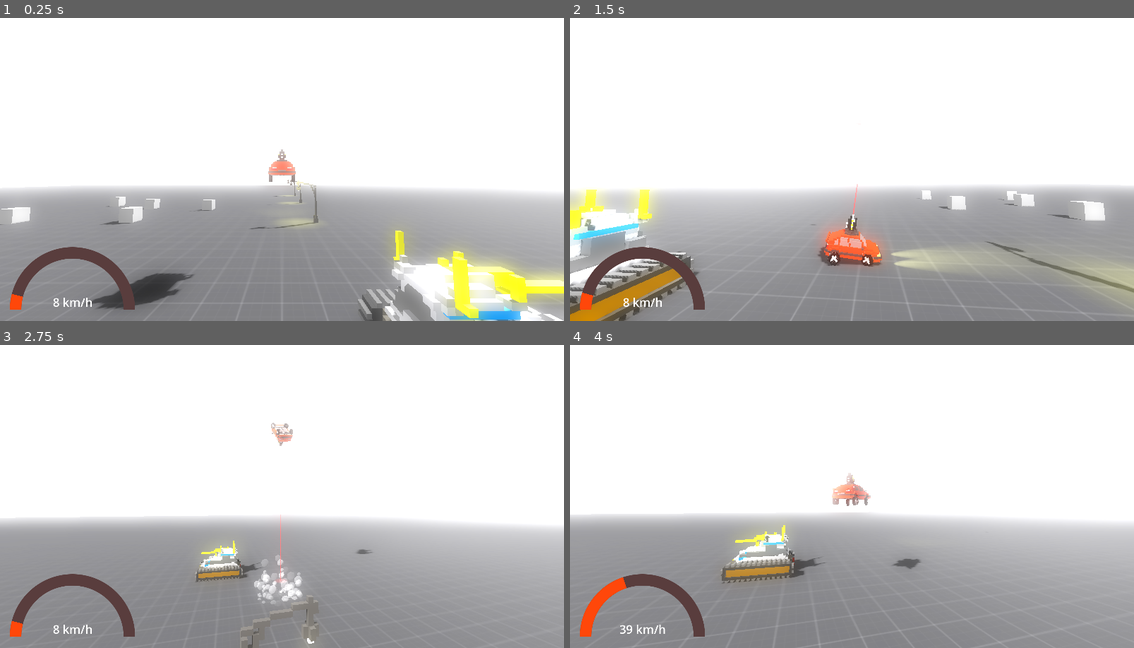
Above: before the commit, frames 1-4 (two rows, left to right).
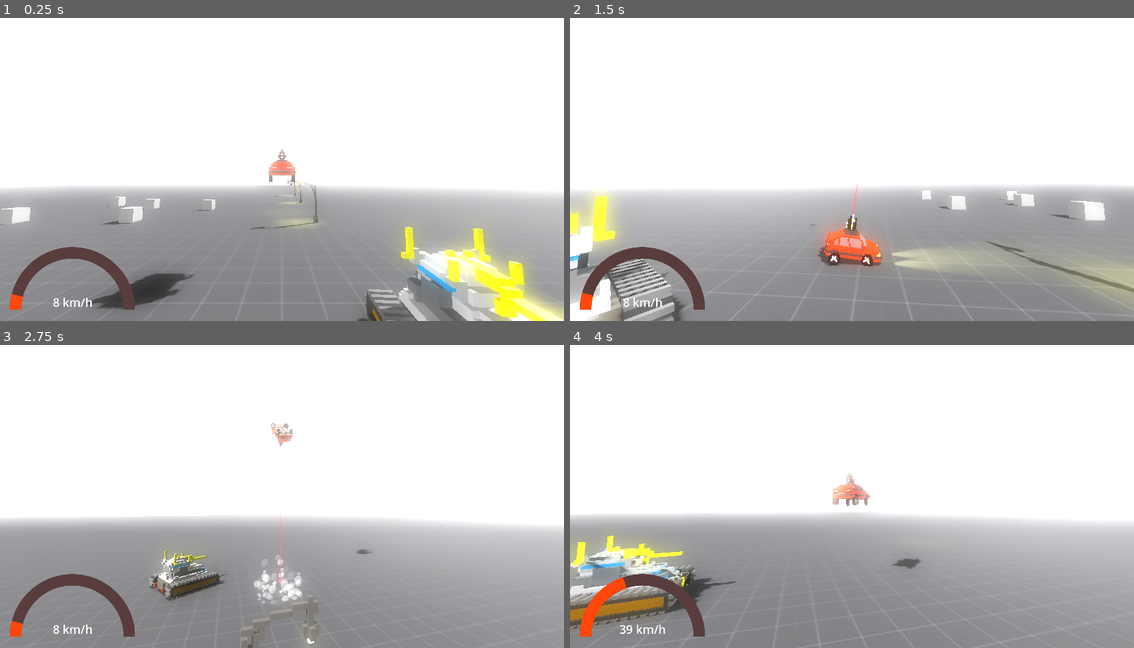
Above: after the commit, the same moments.

Repository: applejag/bornhack-2024-game
Game: Godot game, scene res://scenes/world.tscn
The game is run twice, just before and just after one commit, with the same random seed, the same clock (stepped at 60 frames per second) and the same inputs.
Inputs:
- Up to frame 1 (0.25 s): no input
- Up to frame 2 (1.5 s): tap R (reset_car) at 0.5, 1.25 s; hold D (steer_right) 0.53-1.28 s; tap Ctrl (fire) at 0.6, 1.35 s; tap Space (jump) at 0.77 s; hold S (move_back) from 1.28 s (still down)
- Up to frame 3 (2.75 s): tap Space (jump) at 1.52 s; tap R (reset_car) at 2 s; release S (move_back) at 2.03 s; hold D (steer_right) from 2.03 s (still down); tap Ctrl (fire) at 2.1 s
- Up to frame 4 (4 s): tap R (reset_car) at 2.75, 3.5 s; release D (steer_right) at 2.78 s; hold W (move_forward) 2.78-3.53 s; tap Ctrl (fire) at 2.85, 3.6 s; tap Space (jump) at 3.02, 3.77 s; hold A (steer_left) from 3.53 s (still down)

The runs differ from the first frame. In frame 1, 6.0% of the frame differs, in the area x 63-100%, y 68-100%; in frame 2, 5.2%; in frame 3, 1.6%; in frame 4, 4.9%.

Commit message:
Tank movement

Diff:
--- a/project.godot
+++ b/project.godot
@@ -65,8 +65,3 @@
 , Object(InputEventJoypadButton,"resource_local_to_scene":false,"resource_name":"","device":-1,"button_index":1,"pressure":0.0,"pressed":false,"script":null)
 ]
 }
-
-[rendering]
-
-renderer/rendering_method="gl_compatibility"
-renderer/rendering_method.mobile="gl_compatibility"
--- a/scenes/PlayerShooting.gd
+++ b/scenes/PlayerShooting.gd
@@ -8,7 +8,7 @@
 		fire()
 
 func fire() -> void:
-	var clone: RigidBody3D = bullet.instantiate() as RigidBody3D;
+	var clone: Bullet = bullet.instantiate() as Bullet;
 	get_tree().root.add_child(clone)
 	clone.global_position = global_position
 	clone.global_rotation = global_rotation
--- a/scenes/bullet.gd
+++ b/scenes/bullet.gd
@@ -1,3 +1,4 @@
+class_name Bullet
 extends RigidBody3D
 
 @export var damage: int = 1
--- a/scenes/bullet.tscn
+++ b/scenes/bullet.tscn
@@ -27,7 +27,6 @@
 radius = 0.1
 
 [node name="Bullet" type="RigidBody3D"]
-gravity_scale = 0.5
 continuous_cd = true
 max_contacts_reported = 10
 contact_monitor = true
--- a/scenes/player.gd
+++ b/scenes/player.gd
@@ -42,6 +42,9 @@
 
 @onready var cannon_anchor: Node3D = get_node("Cannon")
 @onready var cannon_orig_basis: Basis = cannon_anchor.transform.basis
+
+func _ready():
+	print("player: ", get_path())
 
 func _process(delta: float) -> void:
 	var current_velocity = linear_velocity
--- /dev/null
+++ b/scenes/tank.gd
@@ -0,0 +1,42 @@
+class_name Tank
+extends CharacterBody3D
+
+@export var min_dist_to_player: float = 10
+@export var max_dist_to_player: float = 30
+@export var max_speed: float = 5
+@export var acceleration: float = 5
+@export var rotation_speed: float = 5
+
+@onready var player = get_node("/root/world/Player")
+
+# Get the gravity from the project settings to be synced with RigidBody nodes.
+var gravity = ProjectSettings.get_setting("physics/3d/default_gravity")
+
+func _physics_process(delta):
+	# Add the gravity.
+	if not is_on_floor():
+		velocity.y -= gravity * delta
+
+	var vector_to_player = player.global_position - global_position
+
+	var angle_to_player_rad = atan2(vector_to_player.x, vector_to_player.z)
+	rotation.y = rotate_toward(rotation.y, angle_to_player_rad, deg_to_rad(rotation_speed) * delta)
+
+	vector_to_player.y = 0
+	var dist_to_player = vector_to_player.length()
+	var target_speed = 0
+	if dist_to_player < min_dist_to_player:
+		# Move away from player
+		target_speed = -max_speed
+	elif dist_to_player > max_dist_to_player:
+		# Move towards from player
+		target_speed = max_speed
+	else:
+		# Stand still
+		target_speed = 0
+
+	var forward = basis.z
+	velocity.x = move_toward(velocity.x, forward.x * target_speed, acceleration * delta)
+	velocity.z = move_toward(velocity.z, forward.z * target_speed, acceleration * delta)
+
+	move_and_slide()
--- a/scenes/tank1.tscn
+++ b/scenes/tank1.tscn
@@ -1,6 +1,7 @@
-[gd_scene load_steps=6 format=3 uid="uid://wklnh5bbbv0w"]
+[gd_scene load_steps=7 format=3 uid="uid://wklnh5bbbv0w"]
 
 [ext_resource type="PackedScene" uid="uid://c3tocc7oitrjg" path="res://models/tank1.gltf" id="1_3r31d"]
+[ext_resource type="Script" path="res://scenes/tank.gd" id="1_15cxf"]
 [ext_resource type="Script" path="res://scenes/health.gd" id="1_h3ebx"]
 
 [sub_resource type="CapsuleShape3D" id="CapsuleShape3D_un67q"]
@@ -14,6 +15,10 @@
 size = Vector3(0.426025, 2.36008, 1.75098)
 
 [node name="tank1" type="CharacterBody3D"]
+script = ExtResource("1_15cxf")
+max_speed = 1.5
+acceleration = 0.5
+rotation_speed = 20.0
 
 [node name="Health" type="Node" parent="."]
 script = ExtResource("1_h3ebx")
@@ -21,21 +26,22 @@
 max_health = 5
 
 [node name="tank1" parent="." instance=ExtResource("1_3r31d")]
+transform = Transform3D(-4.37114e-08, 0, -1, 0, 1, 0, 1, 0, -4.37114e-08, 0, 0, 0)
 
 [node name="wheel right" type="CollisionShape3D" parent="."]
-transform = Transform3D(-4.37114e-08, 1, 0, -1, -4.37114e-08, 0, 0, 0, 1, 0, 0.357935, 1.15626)
+transform = Transform3D(1.91069e-15, -4.37114e-08, -1, -1, -4.37114e-08, 0, -4.37114e-08, 1, -4.37114e-08, -1.15626, 0.357935, -5.05417e-08)
 shape = SubResource("CapsuleShape3D_un67q")
 
 [node name="wheel left" type="CollisionShape3D" parent="."]
-transform = Transform3D(-4.37114e-08, 1, 0, -1, -4.37114e-08, 0, 0, 0, 1, 0, 0.358, -1.156)
+transform = Transform3D(1.91069e-15, -4.37114e-08, -1, -1, -4.37114e-08, 0, -4.37114e-08, 1, -4.37114e-08, 1.156, 0.358, 5.05304e-08)
 shape = SubResource("CapsuleShape3D_un67q")
 
 [node name="body" type="CollisionShape3D" parent="."]
-transform = Transform3D(-4.37114e-08, 1, 0, -1, -4.37114e-08, 0, 0, 0, 1, -0.481378, 1.14824, -0.00171888)
+transform = Transform3D(1.91069e-15, -4.37114e-08, -1, -1, -4.37114e-08, 0, -4.37114e-08, 1, -4.37114e-08, 0.0017189, 1.14824, -0.481378)
 shape = SubResource("BoxShape3D_r0557")
 
 [node name="body2" type="CollisionShape3D" parent="."]
-transform = Transform3D(-4.37114e-08, 1, 0, -1, -4.37114e-08, 0, 0, 0, 1, -0.0609694, 0.407247, -0.000254035)
+transform = Transform3D(1.91069e-15, -4.37114e-08, -1, -1, -4.37114e-08, 0, -4.37114e-08, 1, -4.37114e-08, 0.000254038, 0.407247, -0.0609694)
 shape = SubResource("BoxShape3D_xggio")
 
 [connection signal="health_depleted" from="Health" to="." method="queue_free"]
--- a/scenes/world.tscn
+++ b/scenes/world.tscn
@@ -24,7 +24,7 @@
 
 [sub_resource type="BoxShape3D" id="BoxShape3D_ev1p2"]
 
-[node name="Node3D" type="Node3D"]
+[node name="world" type="Node3D"]
 
 [node name="Floor" type="StaticBody3D" parent="."]
 transform = Transform3D(100, 0, 0, 0, 100, 0, 0, 0, 100, 0, 0, 0)
